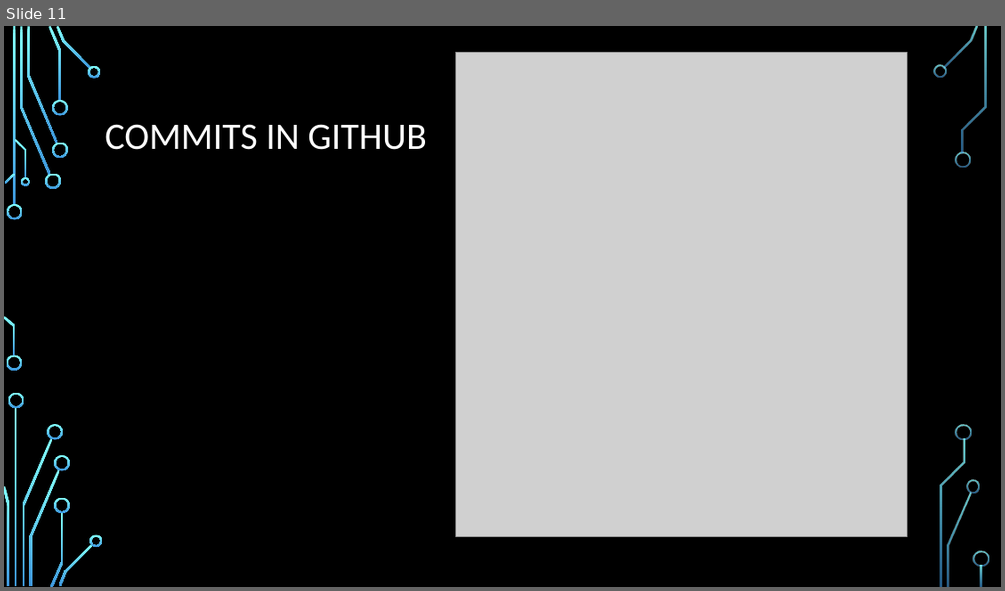
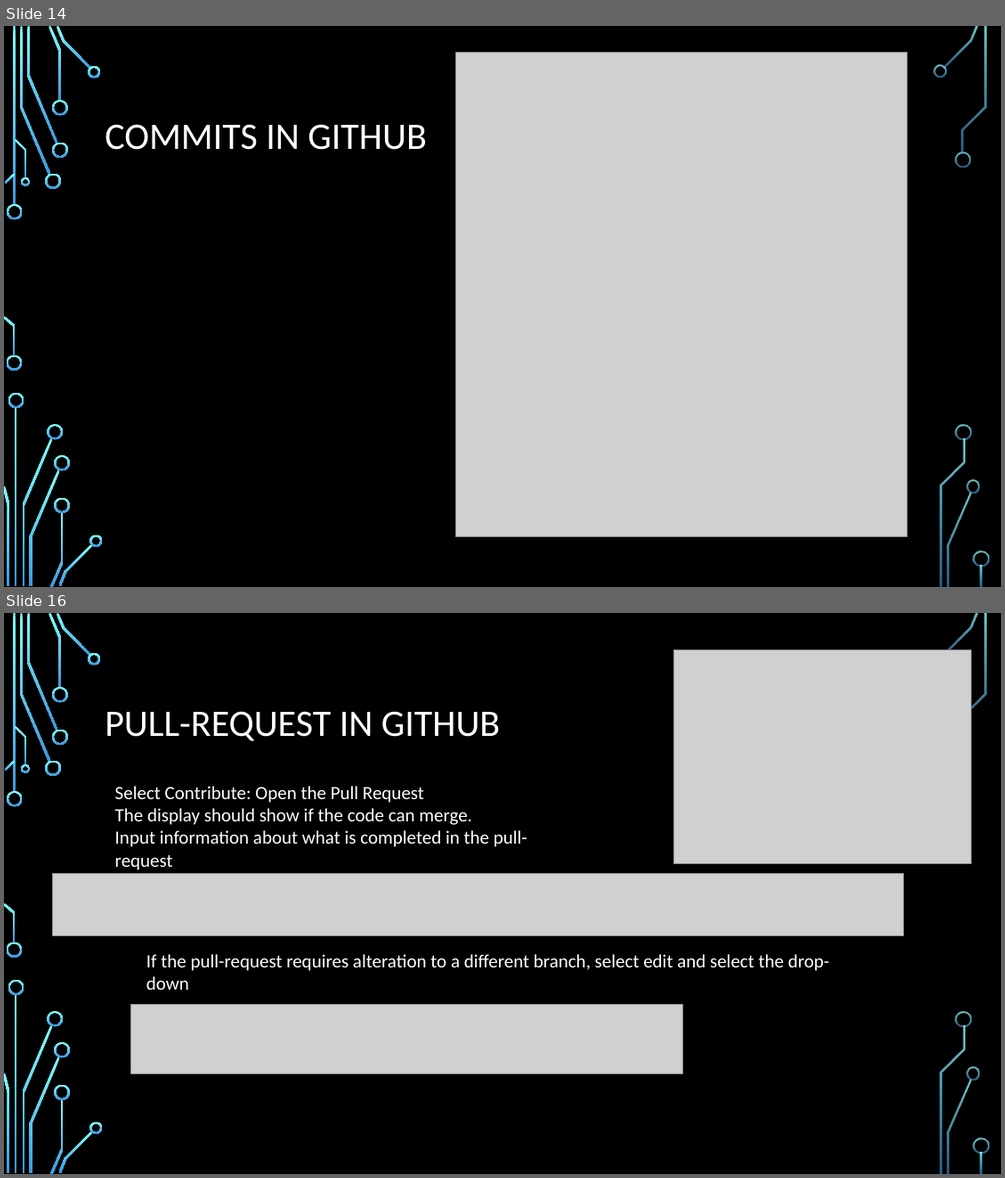
Before and after one commit to Ndig-BRO/DEV_training, a slide deck: BREAULT SWD TRAINING.pptx. Shown one above the other, each under a label of ours: slide 11 before the commit, slides 14 and 16 after it; the slides between them are not shown. The pictures are 1005x591 and 1005x1178 pixels, drawn with LibreOffice and Linux fonts; fonts in the diff are those of the drawing; grey boxes stand for pictures; background and template pictures are left out. Boxes give left, top, right and bottom in pixels: in the first picture for what was removed or moved away, otherwise in the second. Text is boxed around its words. In the diff, an @@ line names an element or a change of style, - is before the commit and + after.

```diff
--- a/BREAULT SWD TRAINING.pptx
+++ b/BREAULT SWD TRAINING.pptx
@@ slide 16 added at <box>4,613,1001,1174</box>, background picture (left out); not listed: 35 template elements that a slide beside it also shows @@
@@ picture added at <box>673,650,971,863</box> @@
@@ title added at <box>105,711,500,741</box>, 36 pt, text #FFFFFF @@
+PULL-REQUEST IN GITHUB
@@ text added at <box>115,786,527,847</box>, 18 pt, text #FFFFFF @@
+Select Contribute: Open the Pull Request
+The display should show if the code can merge.
+Input information about what is completed in the pull-request
@@ picture added at <box>53,873,904,935</box> @@
@@ text added at <box>146,954,830,971</box>, 18 pt, text #FFFFFF @@
+If the pull-request requires alteration to a different branch, select edit and select the drop-down
@@ picture added at <box>131,1004,683,1074</box> @@
@@ what was slide 11 is now slide 14 @@
```
Also in this commit, not shown: 7 slides changed, 5 other slides added, 2 slides removed.
